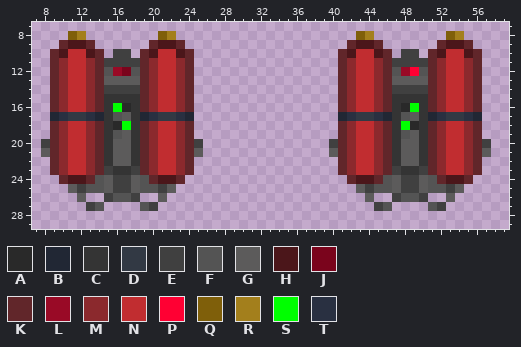
Edited in one commit: pixel-art sprite (Resources/Textures/_DV/Objects/Tanks/Jetpacks/security.rsi/icon-on.png). The first picture shows the starting point.
The file is 64x32 pixels. Colours within 5 levels of each other are drawn and written as one. Shown: x 7..59, y 7..29.
Palette (. is transparent): A #292929  B #212734  C #343434  D #323944  E #404040  F #545454  G #5c5b5b  H #4b161a  J #7a041c  K #61262a  L #990a26  M #8b292d  N #c12d30  P #ff0033  Q #7f5f0a  R #a37f1c  S #00ff00  T #293041
The same view after the edit:
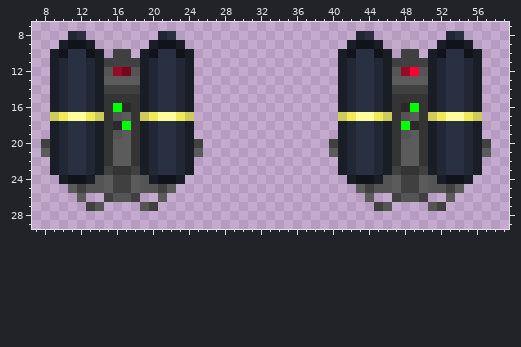
What changed:
Colour B changes from #212734 to #cfcb5a.
Colour D changes from #323944 to #fffc9e.
Colour H changes from #4b161a to #101319.
Colour K changes from #61262a to #191d26.
Colour M changes from #8b292d to #212734.
Colour N changes from #c12d30 to #293041.
Colour T changes from #293041 to #efea57.
Colour Q becomes colour M in row 8 at x 11, 21, 43 and 53.
Colour R becomes colour N in row 8 at x 12, 22, 44 and 54.
Where, in picture pixels (left, top, right, bottom), the same in both pictures:
changed: (50, 31, 104, 184)
changed: (140, 31, 194, 184)
changed: (338, 31, 482, 184)
